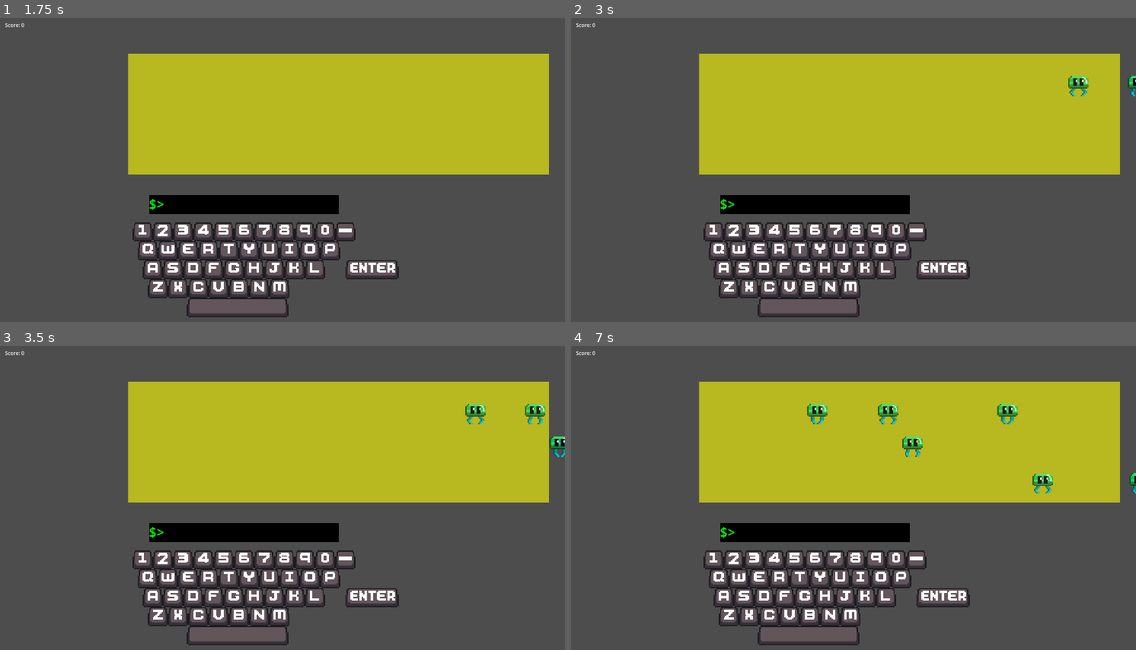
Above: before the commit, frames 1-4 (two rows, left to right).
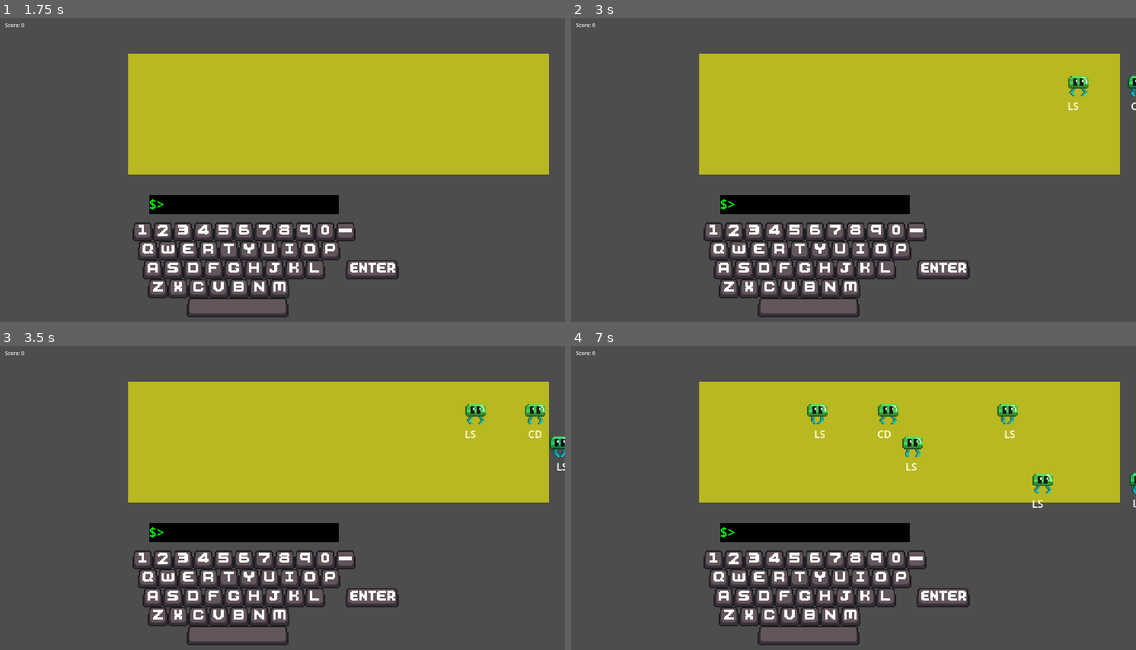
Above: after the commit, the same moments.

Repository: nicolasgsantana/game-jam42
Game: Godot game, scene res://scenes/levels/main.tscn
The game is run twice, just before and just after one commit, with the same random seed, the same clock (stepped at 60 frames per second) and the same inputs.
Inputs:
- Up to frame 1 (1.75 s): tap Enter at 0.5 s; tap Space at 1.25 s
- Up to frame 2 (3 s): tap Enter at 2 s
- Up to frame 3 (3.5 s): no input
- Up to frame 4 (7 s): no input

Frame 1 is identical in both runs. In frame 2, less than 0.1% of the frame differs, in the area x 88-100%, y 27-31%; in frame 3, less than 0.1%; in frame 4, 0.2%, in the area x 43-100%, y 27-54%.

Commit message:
update game_manage to use input_handler

Diff:
--- a/scenes/levels/main.tscn
+++ b/scenes/levels/main.tscn
@@ -117,4 +117,6 @@
 position = Vector2(607, 611)
 scale = Vector2(1.5, 1.5)
 
+[connection signal="buffer_changed" from="InputHandler" to="GameManager" method="_on_input_handler_buffer_changed"]
 [connection signal="buffer_changed" from="InputHandler" to="CommandLine" method="_on_input_handler_buffer_changed"]
+[connection signal="command_sent" from="InputHandler" to="GameManager" method="_on_input_handler_command_sent"]
--- a/scenes/utils/input_handler.gd
+++ b/scenes/utils/input_handler.gd
@@ -1,7 +1,7 @@
 extends Node
 
 signal buffer_changed(buffer: Array)
-signal command_sent(command: String, difficulty: int)
+signal command_sent(command: Array, difficulty: int)
 
 ## A buffer of previous entered key codes
 var buffer: Array = []
--- a/scripts/enemy_type_1_green.gd
+++ b/scripts/enemy_type_1_green.gd
@@ -1,11 +1,9 @@
 extends CharacterBody2D
 
 @export var speed: int = 200
+@export var difficulty: int = 1
 var is_dead: bool = false
-
-var command_list: Array = [
-	"LS", "RM -RF", "GERALT OF RIVIA"
-]
+var command: String
 
 func _ready():
 	add_to_group("enemies")
@@ -18,6 +16,14 @@
 	if animated_sprite and animated_sprite.sprite_frames:
 		if animated_sprite.sprite_frames.has_animation("Walk"):
 			animated_sprite.play("Walk")
+
+	var possible_commands: Array
+	var command_dict: Dictionary = GlobalData.command_dict
+	for command in command_dict:
+		if command_dict[command] == difficulty:
+			possible_commands.append(command)
+	command = possible_commands[randi() % possible_commands.size()]
+	$Control/CommandLabel.text = command
 
 func _process(delta: float) -> void:
 	# Só se move se não estiver morto
@@ -85,3 +91,18 @@
 	else:
 		# Se não tiver nem sprite, remove imediatamente
 		queue_free()
+
+func word_feedback(buffer: Array) -> void:
+	var player_input: String = ""
+	for c in buffer:
+		player_input += char(c)
+	if player_input in command:
+		$Control/CorrectLabel.text = player_input
+	else:
+		$Control/CorrectLabel.text
+
+func check_command(received_command: String) -> bool:
+	if command == received_command:
+		die()
+		return true
+	return false
--- a/scripts/game_manager.gd
+++ b/scripts/game_manager.gd
@@ -6,7 +6,7 @@
 var combat_area: Area2D
 
 func _ready():
-	combat_area = find_child("CombatArea", true, false)
+	combat_area = $"../CombatArea"
 
 
 func get_enemies_in_combat_area() -> Array:
@@ -18,13 +18,24 @@
 	return enemies
 
 
-func kill_enemy(enemy: Node):
-	enemy.die()
-	await get_tree().process_frame
-	if enemy.get("is_dead") == true:
-		add_score(1)
-
-
 func add_score(points: int):
 	player_score += points
 	score_label.text = "Score: " + str(player_score)
+
+
+func _on_input_handler_buffer_changed(buffer: Array) -> void:
+	var enemies: Array = get_enemies_in_combat_area()
+	for enemy in enemies:
+			if not enemy.is_dead:
+				enemy.word_feedback(buffer)
+
+
+func _on_input_handler_command_sent(command: Array, difficulty: int) -> void:
+	var enemies: Array = get_enemies_in_combat_area()
+	var player_input: String
+	for c in command:
+		player_input += char(c)
+	for enemy in enemies:
+			if not enemy.is_dead:
+				if enemy.check_command(player_input):
+					add_score(1)
